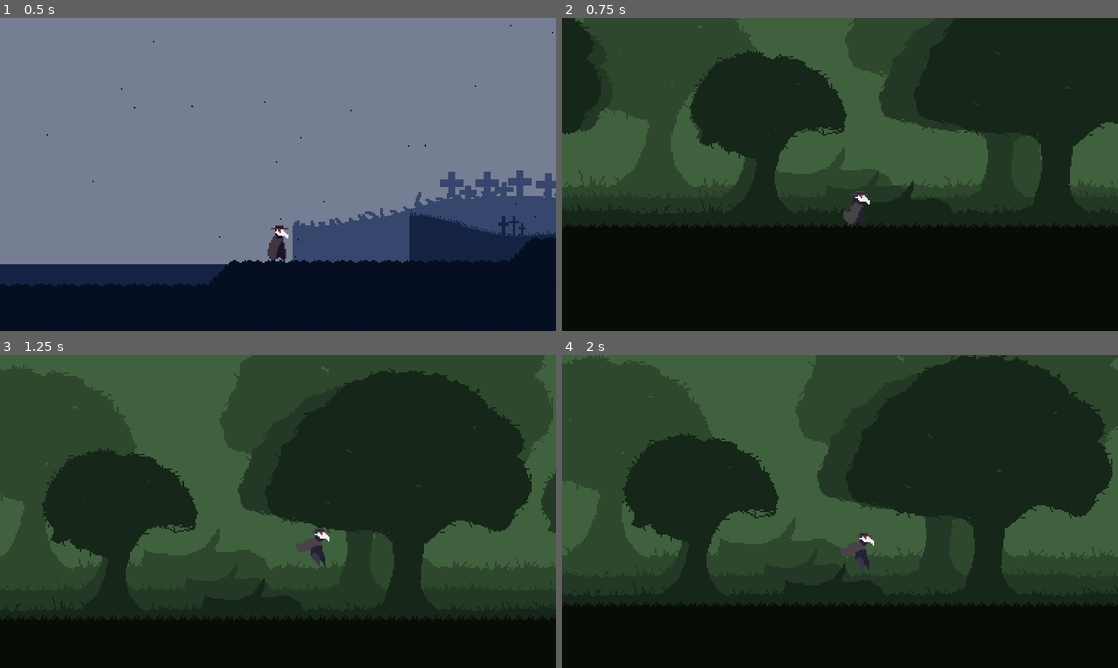
Above: before the commit, frames 1-4 (two rows, left to right).
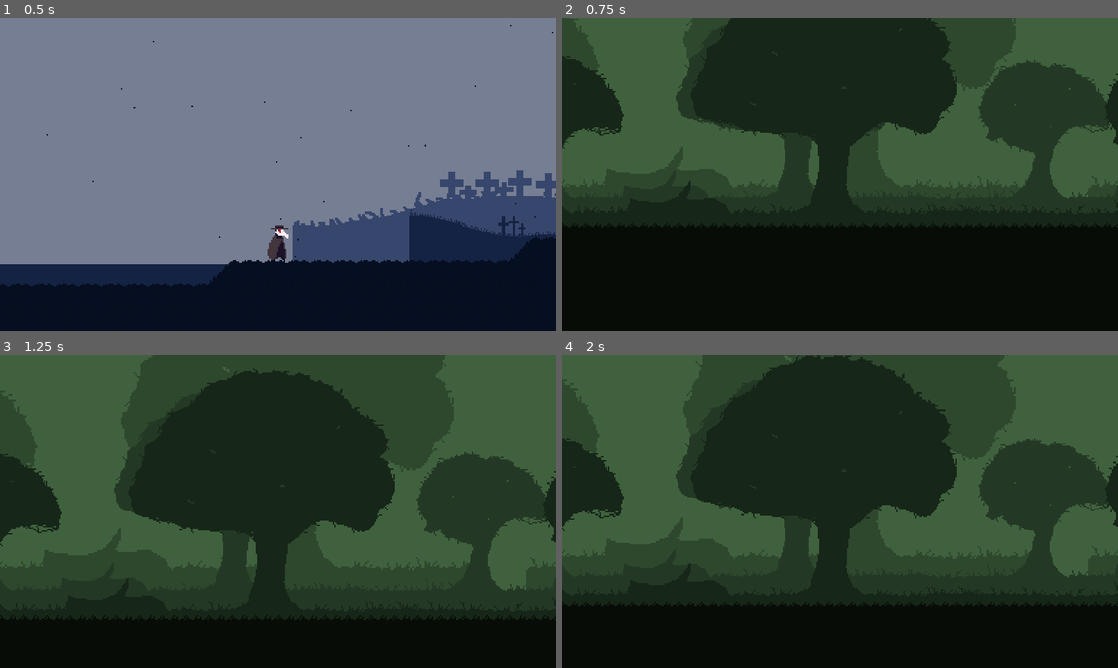
Above: after the commit, the same moments.

Repository: UVASGD/spring-2024-metroidvania
Game: Godot game, scene res://Scenes/Stages/world.tscn
Two runs of this game, one before a commit and one after it. Both use one fixed random seed, a clock stepped at 60 frames per second and the inputs below.
Inputs (mouse positions are in pixels of both pictures, inside the frame that each line leads up to):
- Up to frame 1 (0.5 s): no input
- Up to frame 2 (0.75 s): move the mouse to (962, 158) at 0.52 s; hold D (move_right) from 0.53 s (still down); tap T (test_input) at 0.6 s
- Up to frame 3 (1.25 s): keep holding D (move_right); tap Space (jump) at 0.77 s
- Up to frame 4 (2 s): keep holding D (move_right); move the mouse to (728, 527) at 1.27 s; click (728, 527) at 1.35 s; tap Space (jump) at 1.52 s; tap T (test_input) at 1.55 s

Frame 1 is identical in both runs. In frame 2, 28% of the frame differs, in the area x 0-100%, y 0-67%; in frame 3, 42%, in the area x 0-100%, y 0-85%; in frame 4, 42%.

Commit message:
more scene transitions

Diff:
--- a/Scenes/Interface/level_transition.gd
+++ b/Scenes/Interface/level_transition.gd
@@ -7,12 +7,14 @@
 func _ready():
 	color_rect.modulate = Color(0, 0, 0, 0)
 	timer.one_shot = true
-	timer.wait_time = 1.5
+	timer.wait_time = 0.5
 	var tween = create_tween()
-	tween.tween_property(color_rect, "modulate", Color(0, 0, 0), 1)
+	tween.tween_property(color_rect, "modulate", Color(0, 0, 0), 0.5)
 	await tween.finished
 	world.next_level()
 	timer.start()
 	await timer.timeout
 	var tween2 = create_tween()
-	tween2.tween_property(color_rect, "modulate", Color(0, 0, 0, 0), 1)
+	tween2.tween_property(color_rect, "modulate", Color(0, 0, 0, 0), 0.5)
+	await tween2.finished
+	world.allow_player_control()
--- a/Scenes/Interface/npc_base.gd
+++ b/Scenes/Interface/npc_base.gd
@@ -16,7 +16,7 @@
 func _ready():
 	interact_icon.visible = false
 	text_speed.set_wait_time(.05) # time between letters
-	text_timeout.set_wait_time(5)
+	text_timeout.one_shot = true
 	text_box.clear()
 	text_box.z_index = 1
 
@@ -32,7 +32,11 @@
 			text_speed.start()
 			text_box.add_text(letter)
 			await text_speed.timeout
+		text_timeout.set_wait_time(1.25)
+		text_timeout.start()
+		await text_timeout.timeout
 		text_box.clear()
+	text_timeout.set_wait_time(5)
 	text_timeout.start()
 	await text_timeout.timeout
 	is_speaking = false
--- a/Scenes/Stages/world.gd
+++ b/Scenes/Stages/world.gd
@@ -44,8 +44,13 @@
 func _process(_delta):
 	if Input.is_action_just_pressed("test_input"):
 		change_stage(forest_stage_1)
+		stage_index = 2
 	if player_inst and player_inst.game_start:
 		camera.global_position = player_inst.global_position + Vector2(0, -40)
+	if stage_index == 0:
+		camera.limit_left = -480
+	else:
+		camera.limit_left = -48
 
 func start_game():
 	player_inst.game_start = true
@@ -75,6 +80,17 @@
 func next_level():
 	stage_index += 1
 	change_stage(stages[stage_index])
+
+func allow_player_control():
+	if player_inst:
+		player_inst.SPEED = 0.5
+	var timer := Timer.new()
+	timer.wait_time = 1
+	timer.one_shot = true
+	timer.autostart = true
+	add_child(timer)
+	await timer.timeout
+	timer.queue_free()
 	if player_inst:
 		player_inst.is_interacting = false
 
@@ -83,7 +99,7 @@
 		get_tree().paused = true
 		current_stage.queue_free()
 		spawn_stage(new_stage)
-		player_inst.global_position = Vector2(0, 0)
+		player_inst.global_position = Vector2(-200, 0)
 		get_tree().paused = false
 
 func spawn_stage(stage : PackedScene):
